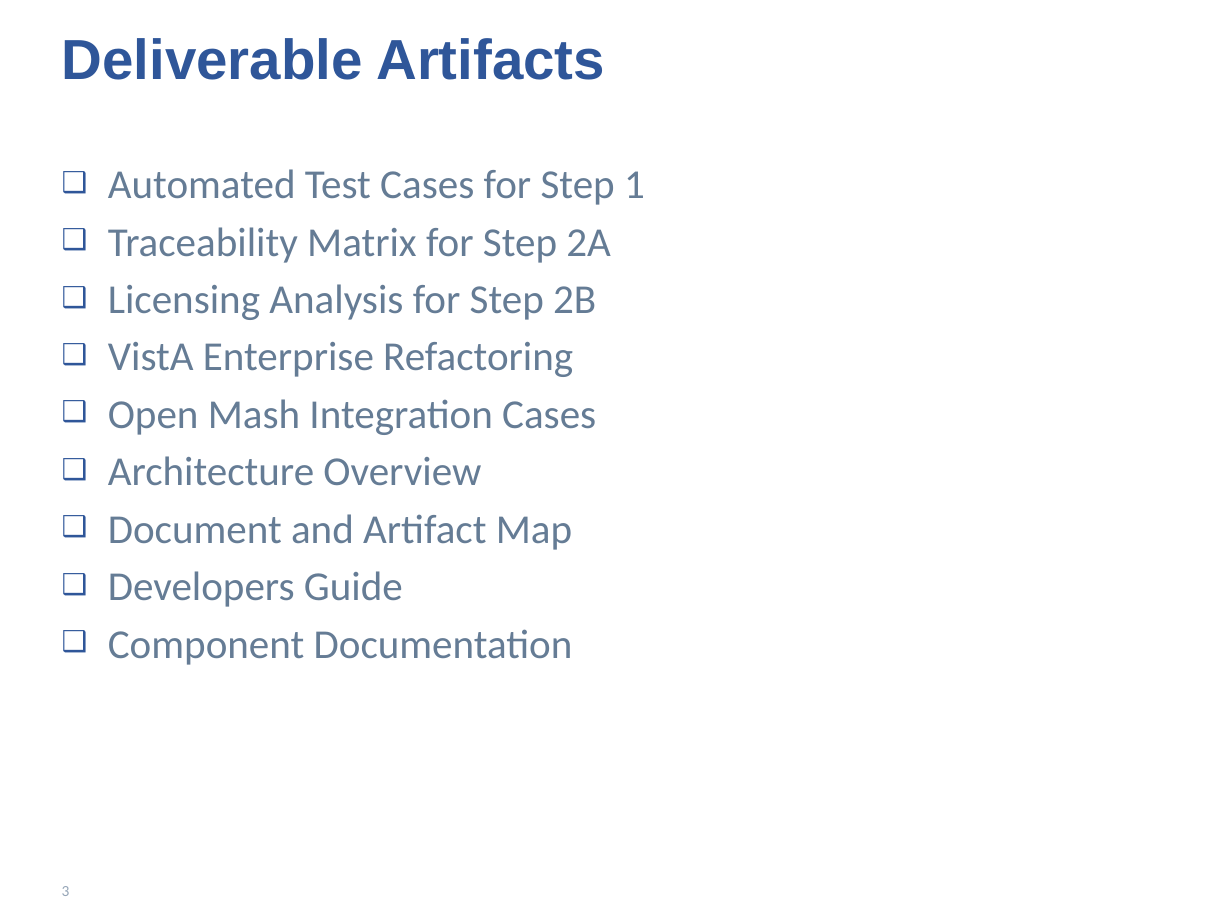
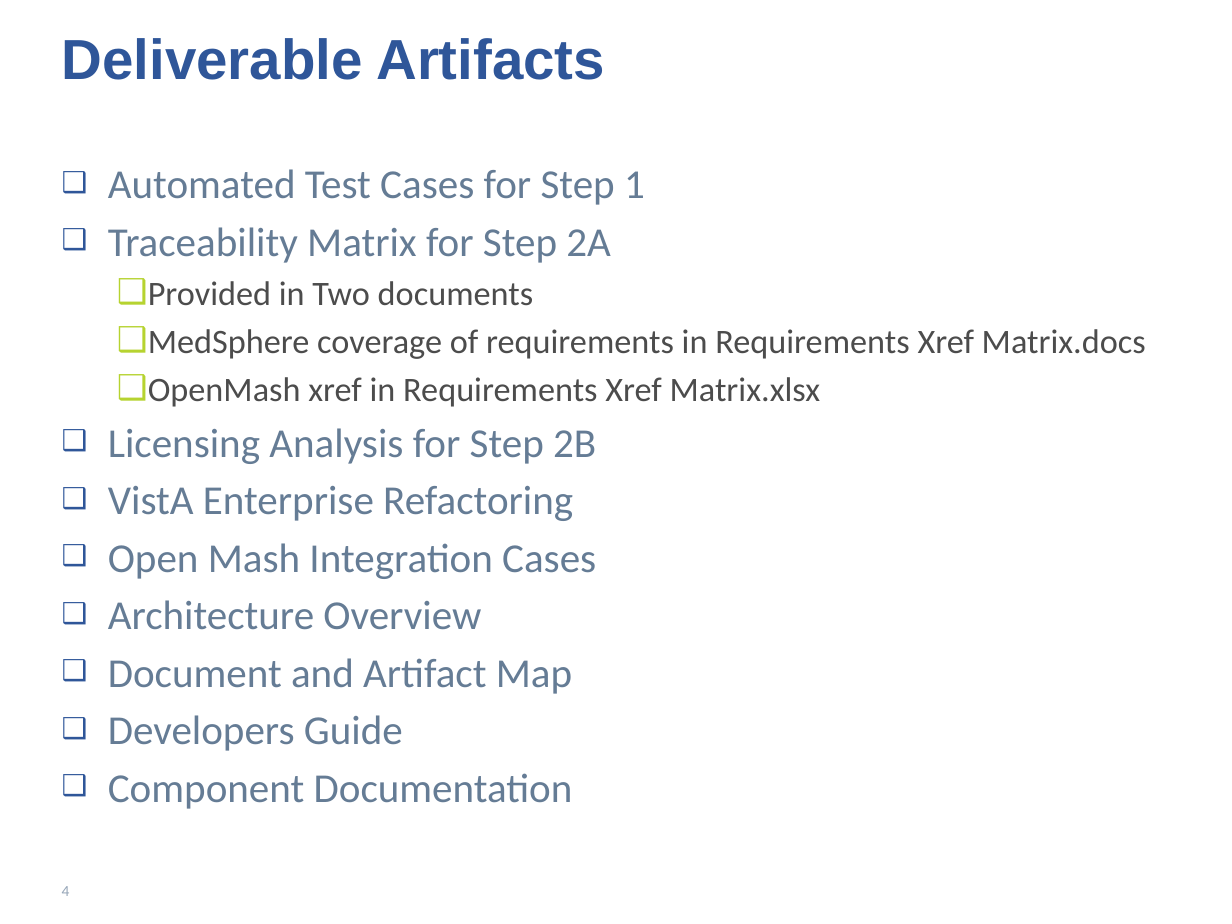
Before and after one commit to openmash/openmash, a slide deck: slide 4 of om_00_Final Checklist.pptx (slide 3 before the commit). Drawn at 1232x924 pixels with LibreOffice and Linux fonts; fonts in the diff are those of the drawing; background and template pictures are left out. Boxes give left, top, right and bottom in pixels: in the first picture for what was removed or moved away, otherwise in the second. Text is boxed around its words. In the diff, an @@ line names an element or a change of style, - is before the commit and + after.

Commit message:
Updated presentations and requirements xref.

```diff
--- a/om_00_Final Checklist.pptx
+++ b/om_00_Final Checklist.pptx
@@ text at (148,281,1146,407): paragraphs added @@
+  ❑ Provided in Two documents
+  ❑ MedSphere coverage of requirements in Requirements Xref Matrix.docs
+  ❑ OpenMash xref in Requirements Xref Matrix.xlsx
@@ page number at (62,886,70,896): text changed @@
-3
+4
```
Also in this commit, not shown: 1 slide added, 2 other files.
